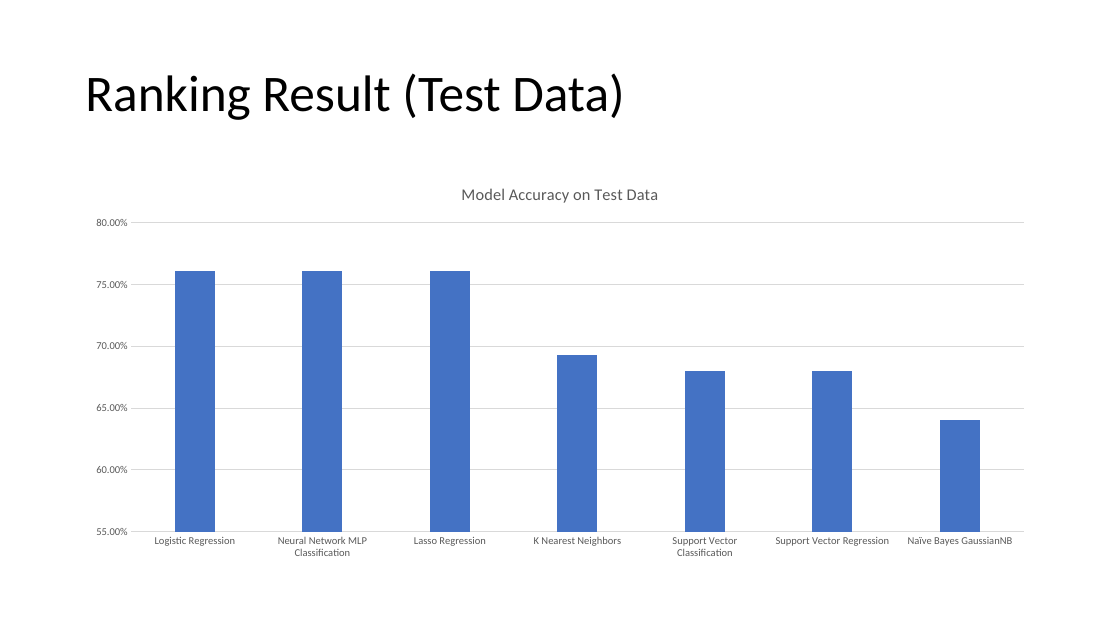
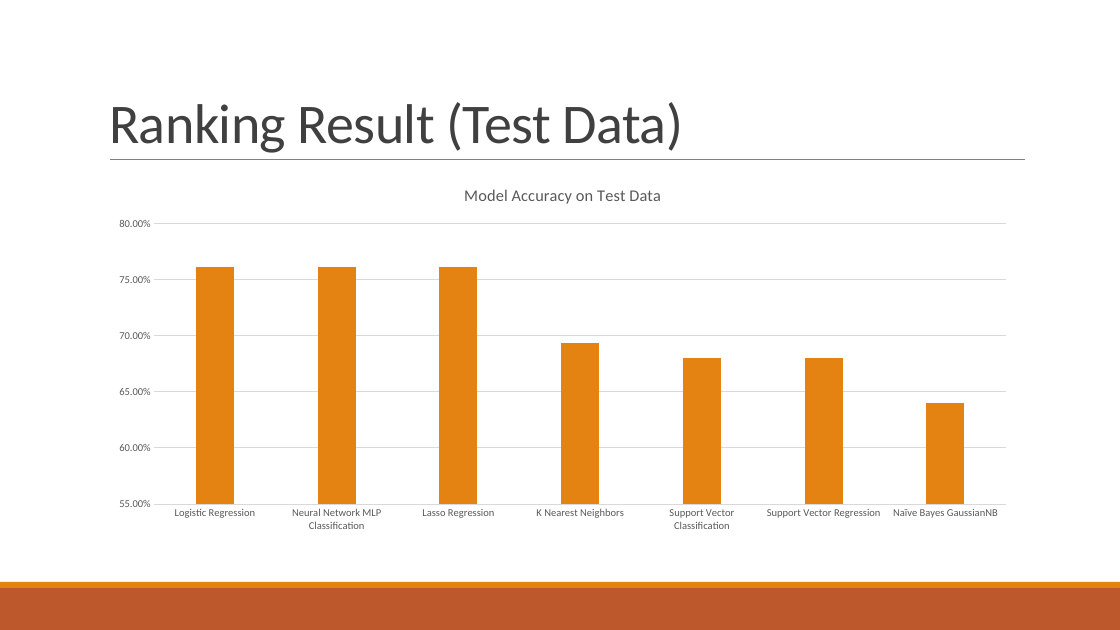
Before and after one commit to suong4554/Machine-Learning-Poly-U, a slide deck: slide 5 of Presentation.pptx. Drawn at 1120x630 pixels with LibreOffice and Linux fonts; fonts in the diff are those of the drawing. Boxes give left, top, right and bottom in pixels: in the first picture for what was removed or moved away, otherwise in the second. Text is boxed around its words. In the diff, an @@ line names an element or a change of style, - is before the commit and + after.

```diff
--- a/Presentation.pptx
+++ b/Presentation.pptx
@@ title "Ranking Result (Test Data)": place and size @@
-title "Ranking Result (Test Data)" at [85, 73, 624, 120]
+title "Ranking Result (Test Data)" at [109, 102, 683, 153]
@@ title "Ranking Result (Test Data)" at [109, 102, 683, 153]: size 44 to 48 pt, text colour #000000 to #404040, letter spacing 0 to -0.5 pt; line spacing 0.9 to 0.85; vertical alignment middle to bottom @@
@@ column chart at [101, 170, 1025, 539] @@
@@ colour of Series 1 #4472C4 to #E48312 @@
@@ column chart: place and size @@
-column chart at [77, 168, 1044, 568]
+column chart at [101, 170, 1025, 539]
@@ line added from (110, 160) to (1026, 160), #808080 0.5 pt @@
@@ rectangle added at [0, 588, 1120, 630], fill #BD582C @@
@@ rectangle added at [0, 582, 1120, 588], fill #E48312 @@
```
Also in this commit, not shown: 12 other slides changed.
